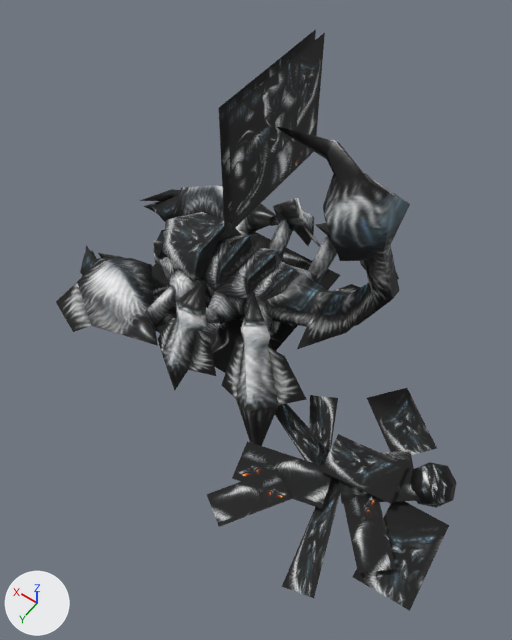
An edit to the glTF model output/export.gltf, drawn before and after from the same camera.
Rendered twice from a 50 mm lens placed at (-140.0, 212.0, 328.0), pointed at (-20.0, 43.0, 64.0). The axes (+X, +Y, +Z) are drawn at lower left. The lights are the same throughout. The older version comes first. Where no turn or scale is listed for an object, it has been applied to the vertices. Vertices at exactly the same position are counted once.

In view in the first picture: 'Geoset_0_Material_0', 'Geoset_1_Material_1', 'Geoset_2_Material_2', 'Geoset_3_Material_3', 'Geoset_4_Material_4', 'Geoset_5_Material_5', 'Geoset_6_Material_6'.
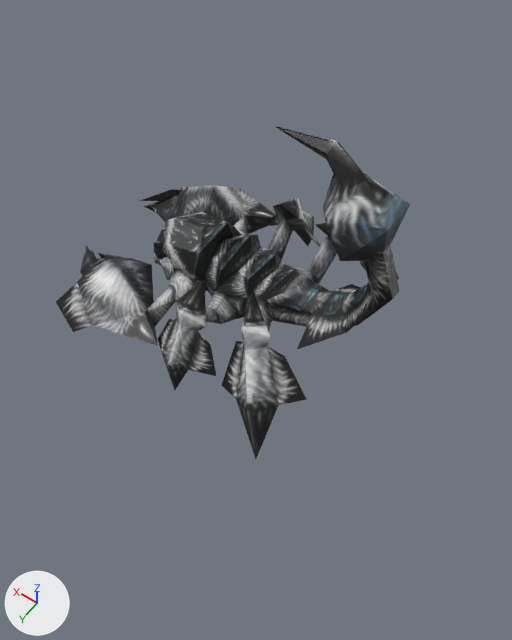
Where the newer file only moved an object's origin or applied its transform, the numbers keep the older frame.

What differs and where, as boxes (x1, y1, x2, y2) in the pictures (512 x 640 px):
'Geoset_3_Material_3', deleted
    before: (207, 388, 457, 611)
'Geoset_5_Material_5', deleted
    before: (228, 33, 325, 230)
'Geoset_4_Material_4', deleted
    before: (152, 231, 340, 373)
'Geoset_6_Material_6', deleted
    before: (219, 29, 316, 226)
part 1 of me_mesh_0, surface changed
    before: (78, 127, 410, 446)
    after: (78, 126, 410, 459)
part 2 of me_mesh_1, surface changed
    both: (78, 216, 399, 405)
part 3 of me_mesh_2, surface changed
    both: (167, 212, 296, 280)

Patch to the scene script:
```diff
--- a/output/export.gltf.py
+++ b/output/export.gltf.py
@@ img_arachnathid @@
+img_arachnathid = load_image('Arachnathid', '_unpacked/Arachnathid', 256, 256, 'sRGB')
@@ mat_arachnathid_002 @@
+mat_arachnathid_002 = principled_material('Arachnathid.002')
+mat_arachnathid_002.texture = img_arachnathid
@@ mat_arachnathid_001 @@
+mat_arachnathid_001 = principled_material('Arachnathid.001')
+mat_arachnathid_001.texture = img_arachnathid
@@ mat_arachnathid @@
+mat_arachnathid = principled_material('Arachnathid')
+mat_arachnathid.texture = img_arachnathid
@@ me_mesh_0 @@
 me_mesh_0.from_pydata(...)  # 300 vertices, 518 faces; spans x -69.0..122.0, y -76.0..76.0, z -4.0..144.0
 # used by ob_geoset_0_material_0; location = (0.0, 0.0, 0.0)
-me_mesh_0.materials.append(mat_material_0)  # picture img_image_0
+# me_mesh_0 part 1: texture (UV) coordinates of 518 of 518 faces, centred in x -66.0..111.0, y -69.0..69.0, z 3.0..141.0, changed; they spanned u 0.01..0.99, v 0.01..0.99 and now span u 0.01..0.99, v 0.01..0.99
+me_mesh_0.materials.append(mat_arachnathid)  # picture img_arachnathid
@@ me_mesh_1 @@
 me_mesh_1.from_pydata(...)  # 54 vertices, 30 faces; spans x -65.0..113.0, y -75.0..74.0, z 2.0..95.0
 # used by ob_geoset_1_material_1; location = (0.0, 0.0, 0.0)
-me_mesh_1.materials.append(mat_material_1)  # picture img_image_0
+# me_mesh_1 part 2: texture (UV) coordinates of 30 of 30 faces, centred in x -59.0..100.0, y -65.0..65.0, z 8.0..81.0, changed; they spanned u 0.59..0.81, v 0.54..0.9 and now span u 0.59..0.81, v 0.1..0.46
+me_mesh_1.materials.append(mat_arachnathid_001)  # picture img_arachnathid
@@ me_mesh_2 @@
 me_mesh_2.from_pydata(...)  # 26 vertices, 20 faces; spans x -12.4..67.7, y -22.7..22.4, z 33.3..65.3
 # used by ob_geoset_2_material_2; location = (0.0, 0.0, 0.0)
-me_mesh_2.materials.append(mat_material_2)  # picture img_image_0
+# me_mesh_2 part 3: texture (UV) coordinates of 20 of 20 faces, centred in x -7.3..58.4, y -17.7..17.4, z 41.7..55.0, changed; they spanned u 0.02..0.48, v 0.01..0.53 and now span u 0.02..0.48, v 0.47..0.99
+me_mesh_2.materials.append(mat_arachnathid_002)  # picture img_arachnathid
@@ ob_geoset_3_material_3 @@
-ob_geoset_3_material_3 = bpy.data.objects.new('Geoset_3_Material_3', me_mesh_3)
-ob_geoset_3_material_3.location = (0.0, 0.0, 0.0)
@@ ob_geoset_4_material_4 @@
-ob_geoset_4_material_4 = bpy.data.objects.new('Geoset_4_Material_4', me_mesh_4)
-ob_geoset_4_material_4.location = (0.0, 0.0, 0.0)
@@ ob_geoset_5_material_5 @@
-ob_geoset_5_material_5 = bpy.data.objects.new('Geoset_5_Material_5', me_mesh_5)
-ob_geoset_5_material_5.location = (0.0, 0.0, 0.0)
@@ ob_geoset_6_material_6 @@
-ob_geoset_6_material_6 = bpy.data.objects.new('Geoset_6_Material_6', me_mesh_6)
-ob_geoset_6_material_6.location = (0.0, 0.0, 0.0)
```
